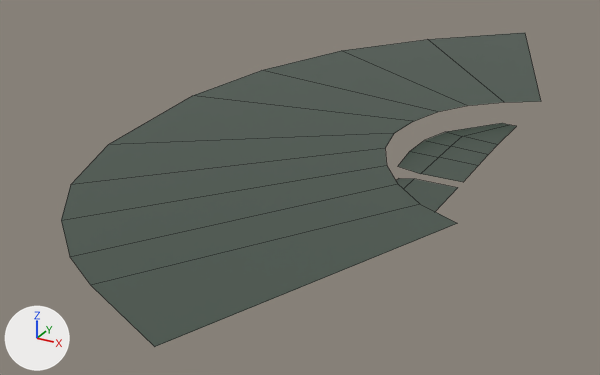
Two versions of the FBX model Assets/Environment/Unique/Scene_A/SM_Scene_A_WaterPlane03.fbx, one commit apart.
Both versions are drawn from a 50 mm camera at (1705.0, -4914.0, 2075.0) aimed at (-1091.0, 169.0, -466.0). Every picture has the same lights, and +X, +Y and +Z are marked at lower left. Mesh edges are drawn as thin lines. Where no turn or scale is listed for an object, it has been applied to the vertices.

Objects in the first picture: 'SM_Scene_A_WaterPlane03'.
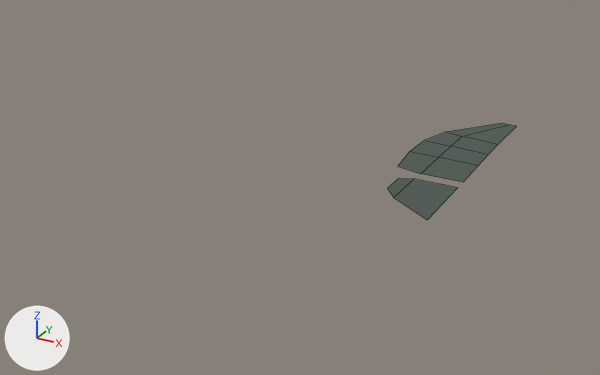
What differs and where, as boxes [x1, y1, x2, y2] in the pictures (600 x 375 px):
'SM_Scene_A_WaterPlane03', reshaped (73% narrower, 69% shorter): before [61, 33, 541, 347]; after [387, 123, 516, 220]
part 1 of me_cube_096, deleted: before [61, 33, 541, 347]

The change, as a diff of the scene's bpy script:
```diff
--- a/Assets/Environment/Unique/Scene_A/SM_Scene_A_WaterPlane03.fbx.py
+++ b/Assets/Environment/Unique/Scene_A/SM_Scene_A_WaterPlane03.fbx.py
@@ me_cube_096 @@
 me_cube_096.from_pydata(...)  # 43 vertices, 20 faces; spans x -2135.0..490.0, y -2650.0..3747.0, z -77.0..72.0
 # used by ob_sm_scene_a_waterplane03; location = (0.0, 0.0, 0.0)
+# me_cube_096 part 1: the loose piece of 22 vertices spanning x -2135.0..490.0, y -2650.0..3747.0, z 72.0 is deleted
 me_cube_096.materials.append(mat_material_022)
```
